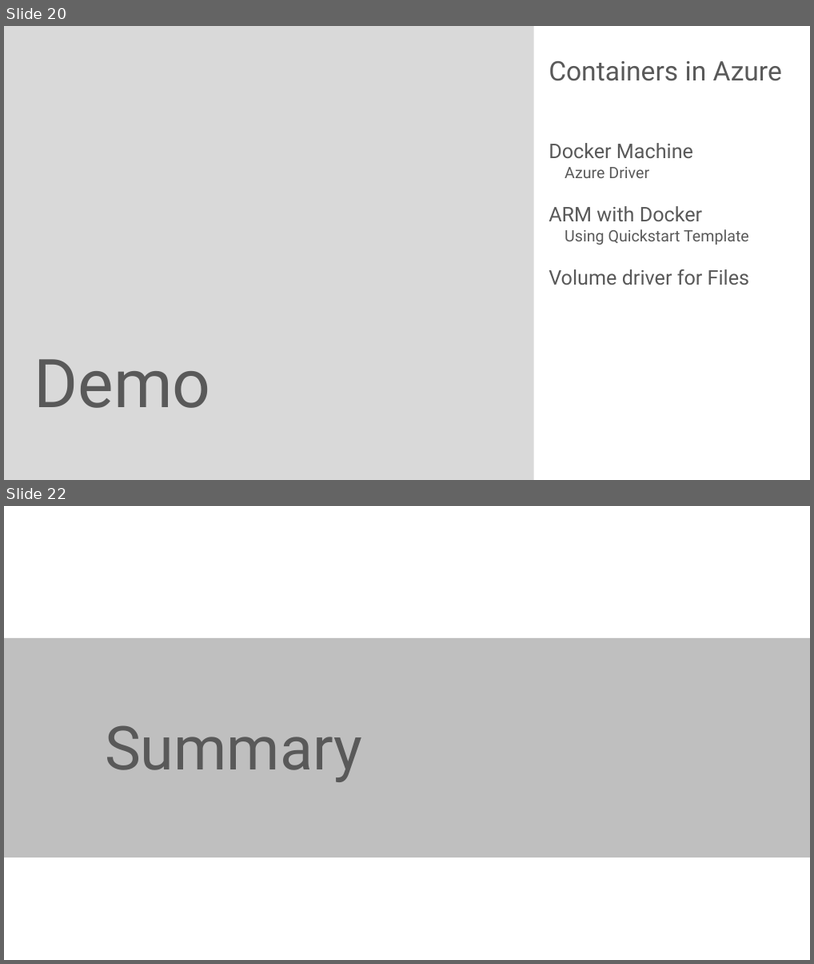
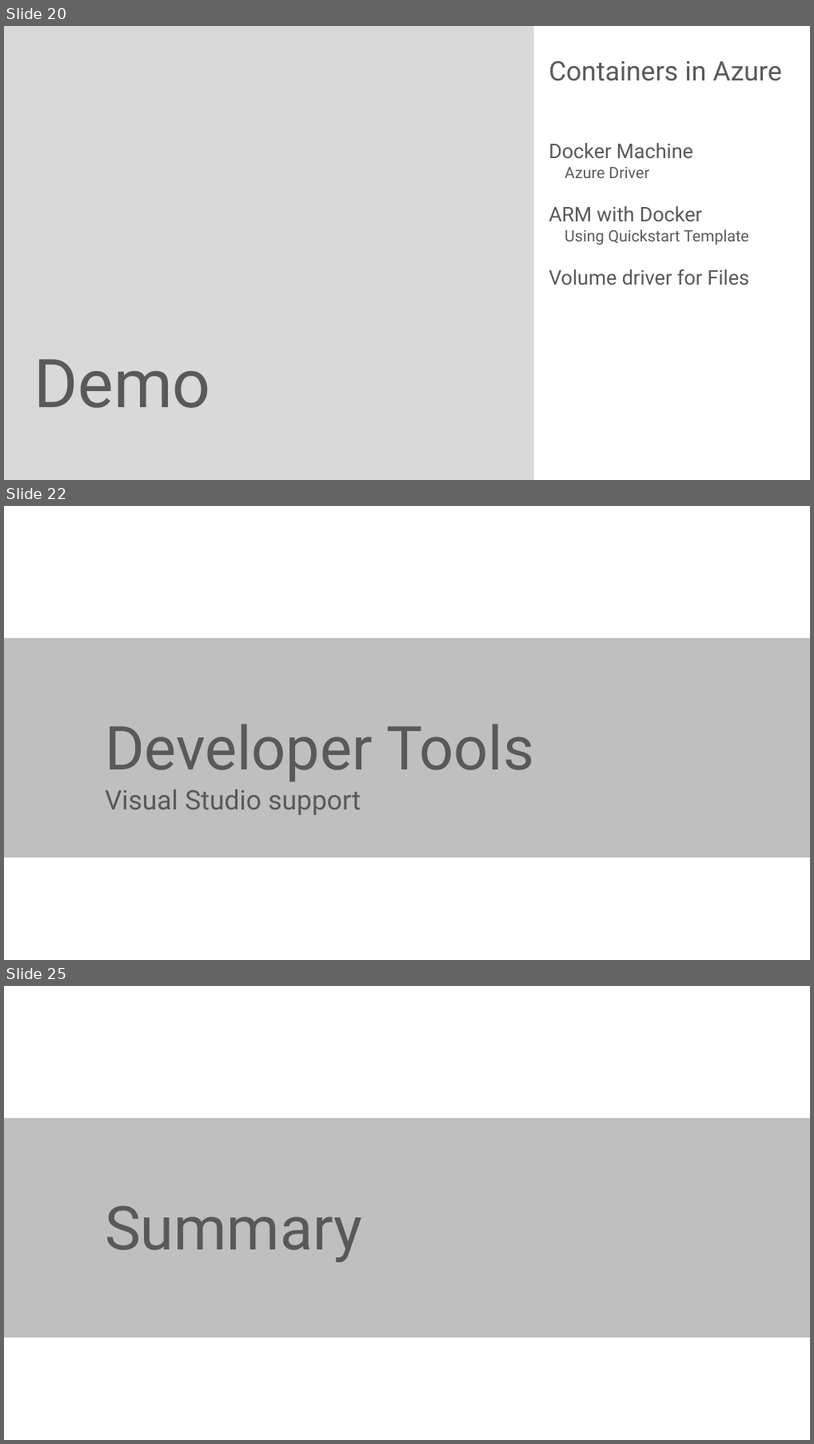
Before and after one commit to rstropek/DockerVS2015Intro, a slide deck: slides/Containers-Microsoft-Universe.pptx. Shown one above the other, each under a label of ours: slides 20 and 22 before the commit, slides 20, 22 and 25 after it; the slides between them are not shown. The pictures are 814x964 and 814x1444 pixels, drawn with LibreOffice and Linux fonts; fonts in the diff are those of the drawing. Boxes give left, top, right and bottom in pixels: in the first picture for what was removed or moved away, otherwise in the second. Text is boxed around its words. In the diff, an @@ line names an element or a change of style, - is before the commit and + after.

```diff
--- a/slides/Containers-Microsoft-Universe.pptx
+++ b/slides/Containers-Microsoft-Universe.pptx
@@ slide 22 added at box(4, 506, 810, 960), background #FFFFFF; not listed: 1 template element that a slide beside it also shows @@
@@ title added at box(105, 724, 534, 781), 54 pt, text #595959 @@
+Developer Tools
@@ text added at box(105, 789, 361, 815), 24 pt, text #595959 @@
+Visual Studio support
@@ what was slide 22 is now slide 25 @@
```
Also in this commit, not shown: 6 slides changed, 3 other slides added, 1 slide removed, 6 other files.
